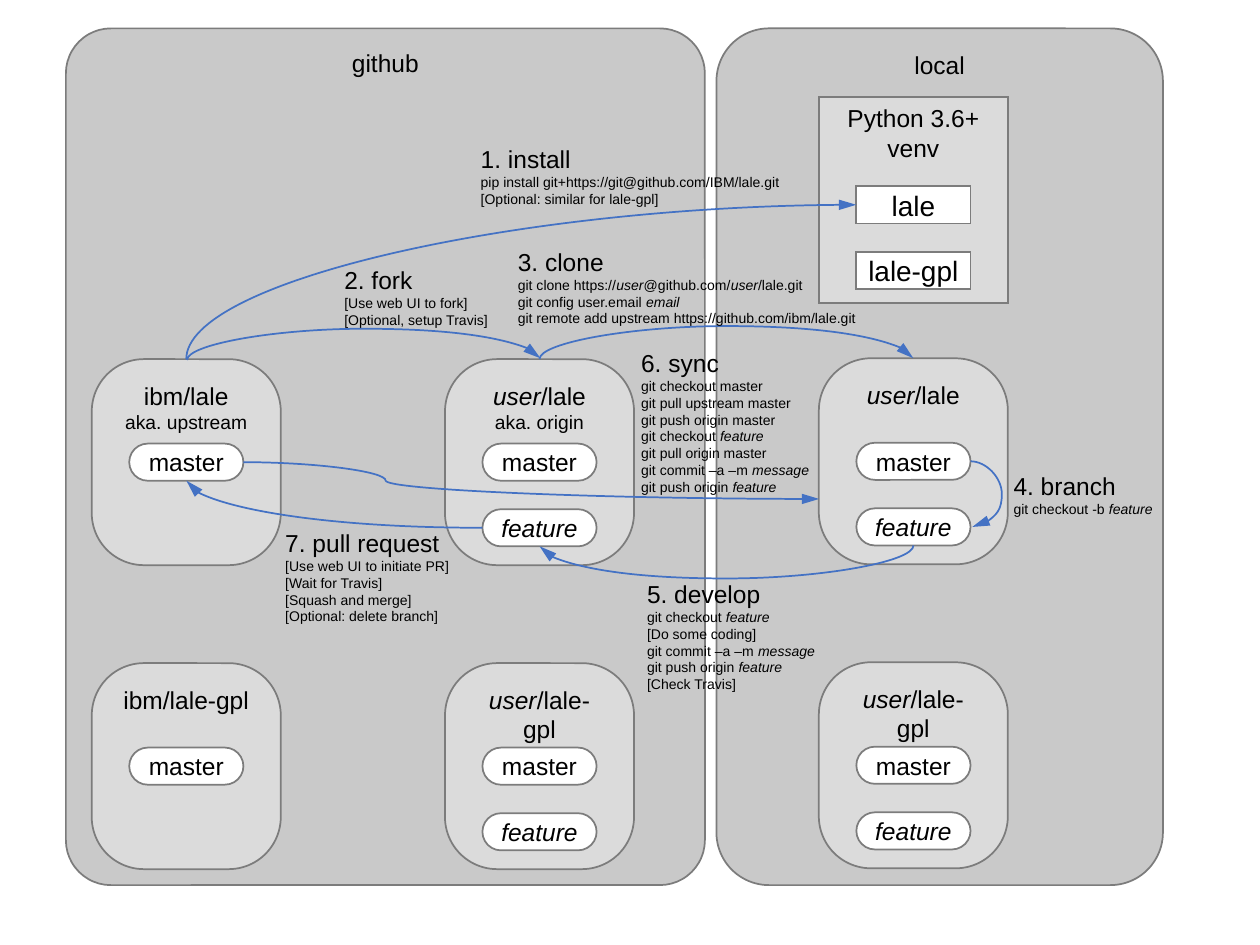
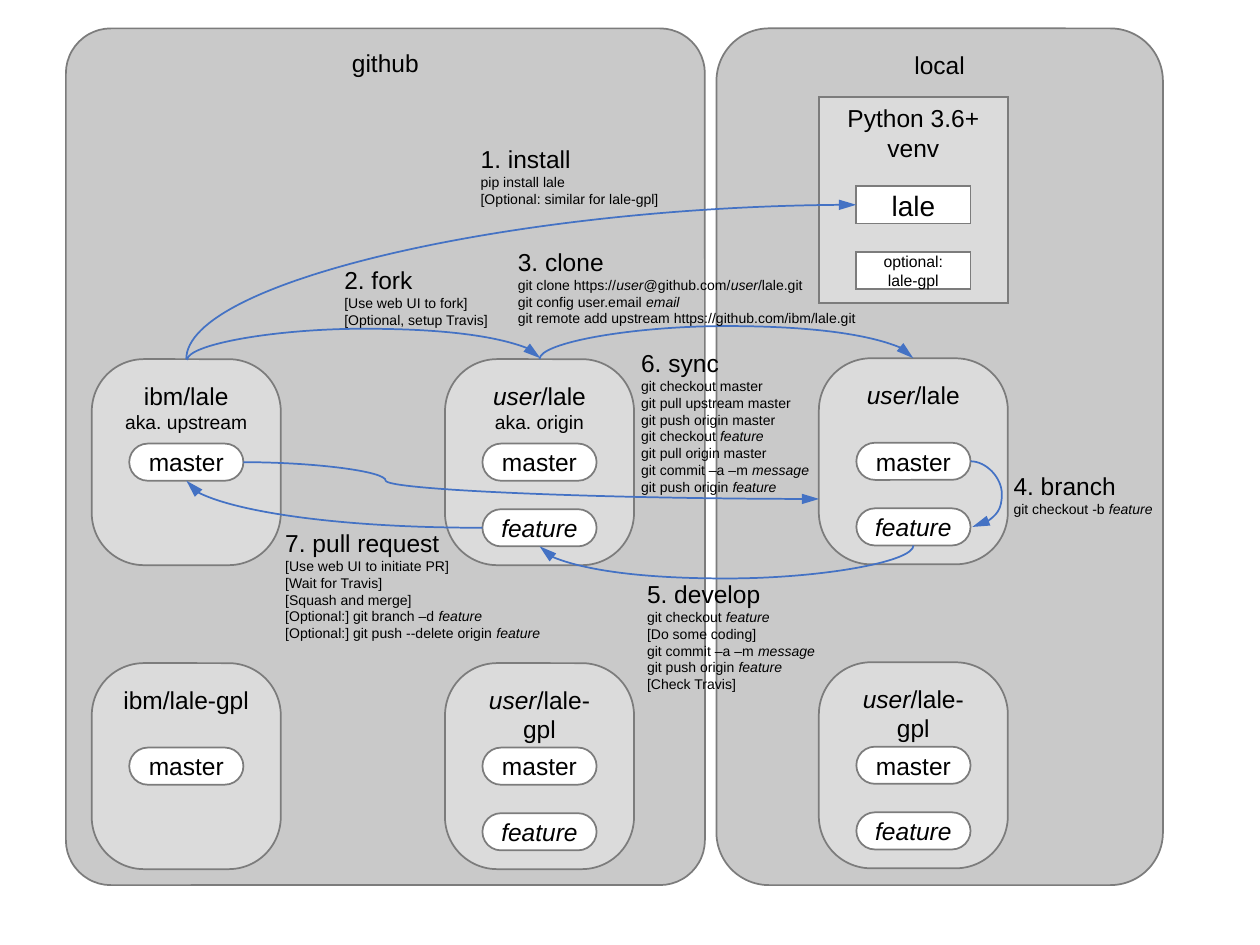
Before and after one commit to IBM/lale, a slide deck: slide 1 of talks/repositories.pptx. Drawn at 1260x945 pixels with LibreOffice and Linux fonts; fonts in the diff are those of the drawing. Boxes give left, top, right and bottom in pixels: in the first picture for what was removed or moved away, otherwise in the second. Text is boxed around its words. In the diff, an @@ line names an element or a change of style, - is before the commit and + after.

```diff
--- a/talks/repositories.pptx
+++ b/talks/repositories.pptx
@@ text at <box>481,177,565,190</box>: text changed @@
-pip install git+https://git@github.com/IBM/lale.git
+pip install lale
@@ text in rectangle at <box>884,255,944,290</box>: text changed; size 16 to 9 pt @@
-lale-gpl
+optional:
+lale-gpl
@@ text at <box>285,611,540,641</box>: text changed @@
-[Optional: delete branch]
+[Optional:] git branch –d feature
+[Optional:] git push --delete origin feature
```
Also in this commit, not shown: 1 other file.
